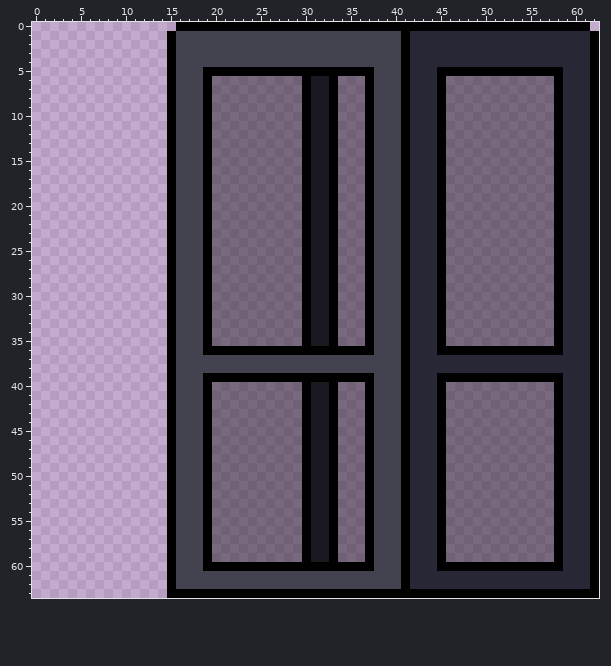
Pixel-art file -- Assets/Sprites/Level/_Phone_Booth.aseprite. The picture above is the old version.
63x64 pixels, 1 frame.
Once edited:
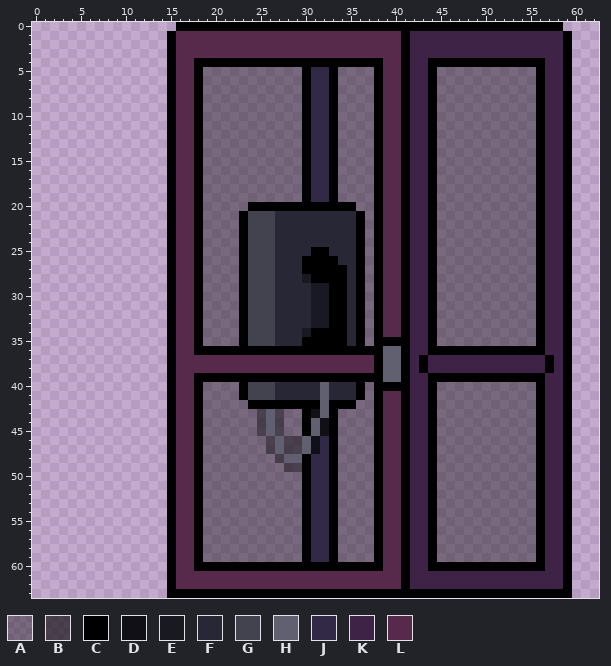
Palette (. is transparent): A #00000061  B #0000009d  C #000000  D #101016  E #191922  F #272736  G #43434f  H #606070  J #322947  K #3e2347  L #57294b
Changes in this commit:
Layer "Layer 1":
y 0: x 59..61 CCC -> ...
y 1..3: x 16..40 GGGGGGGGGGGGGGGGGGGGGGGGG -> LLLLLLLLLLLLLLLLLLLLLLLLL; x 42..62 FFFFFFFFFFFFFFFFFFFFC -> KKKKKKKKKKKKKKKKKC...
y 4: x 16..40 GGGGGGGGGGGGGGGGGGGGGGGGG -> LLCCCCCCCCCCCCCCCCCCCCCLL; x 42..62 FFFFFFFFFFFFFFFFFFFFC -> KKCCCCCCCCCCCCCKKC...
y 5: x 16..29 GGGCCCCCCCCCCC -> LLCAAAAAAAAAAA; x 31..32 CC -> JJ; x 34..40 CCCCGGG -> AAAACLL; x 42..55 FFFCCCCCCCCCCC -> KKCAAAAAAAAAAA; x 57..62 CCFFFC -> KKC...
y 6..19: x 16..19 GGGC -> LLCA; x 31..32 EE -> JJ; x 37..40 CGGG -> ACLL; x 42..45 FFFC -> KKCA; x 56..62 AACFFFC -> CKKC...
y 20: x 16..19 GGGC -> LLCA; x 24..29 AAAAAA -> CCCCCC; x 31..32 EE -> CC; x 34..35 AA -> CC; x 37..40 CGGG -> ACLL; x 42..45 FFFC -> KKCA; x 56..62 AACFFFC -> CKKC...
y 21..24: x 16..19 GGGC -> LLCA; x 23..40 AAAAAAACEECAAACGGG -> CGGGFFFFFFFFFCACLL; x 42..45 FFFC -> KKCA; x 56..62 AACFFFC -> CKKC...
y 25: x 16..19 GGGC -> LLCA; x 23..40 AAAAAAACEECAAACGGG -> CGGGFFFFCCFFFCACLL; x 42..45 FFFC -> KKCA; x 56..62 AACFFFC -> CKKC...
y 26: x 16..19 GGGC -> LLCA; x 23..29 AAAAAAA -> CGGGFFF; x 31..32 EE -> CC; x 34..40 AAACGGG -> FFCACLL; x 42..45 FFFC -> KKCA; x 56..62 AACFFFC -> CKKC...
y 27: x 16..19 GGGC -> LLCA; x 23..29 AAAAAAA -> CGGGFFF; x 31..32 EE -> CC; x 34..40 AAACGGG -> CFCACLL; x 42..45 FFFC -> KKCA; x 56..62 AACFFFC -> CKKC...
y 28: x 16..19 GGGC -> LLCA; x 23..32 AAAAAAACEE -> CGGGFFFECC; x 34..40 AAACGGG -> CFCACLL; x 42..45 FFFC -> KKCA; x 56..62 AACFFFC -> CKKC...
y 29..33: x 16..19 GGGC -> LLCA; x 23..30 AAAAAAAC -> CGGGFFFF; x 34..40 AAACGGG -> CFCACLL; x 42..45 FFFC -> KKCA; x 56..62 AACFFFC -> CKKC...
y 34: x 16..19 GGGC -> LLCA; x 23..32 AAAAAAACEE -> CGGGFFFECC; x 34..40 AAACGGG -> CFCACLL; x 42..45 FFFC -> KKCA; x 56..62 AACFFFC -> CKKC...
y 35: x 16..19 GGGC -> LLCA; x 23..29 AAAAAAA -> CGGGFFF; x 31..32 EE -> CC; x 34..40 AAACGGG -> CFCACCC; x 42..45 FFFC -> KKCA; x 56..62 AACFFFC -> CKKC...
y 36: x 16..18 GGG -> LLC; x 38..40 GGG -> CHH; x 42..44 FFF -> KKC; x 57..62 CCFFFC -> KKC...
y 37..38: x 16..40 GGGGGGGGGGGGGGGGGGGGGGGGG -> LLLLLLLLLLLLLLLLLLLLLLCHH; x 42..62 FFFFFFFFFFFFFFFFFFFFC -> KCKKKKKKKKKKKKKCKC...
y 39: x 16..18 GGG -> LLC; x 38..40 GGG -> CHH; x 42..44 FFF -> KKC; x 57..62 CCFFFC -> KKC...
y 40: x 16..19 GGGC -> LLCA; x 23..40 AAAAAAACEECAAACGGG -> CGGGFFFFFHFFFCACCC; x 42..45 FFFC -> KKCA; x 56..62 AACFFFC -> CKKC...
y 41: x 16..19 GGGC -> LLCA; x 23..40 AAAAAAACEECAAACGGG -> CGGGFFFFFHFFFCACLL; x 42..45 FFFC -> KKCA; x 56..62 AACFFFC -> CKKC...
y 42: x 16..19 GGGC -> LLCA; x 24..29 AAAAAA -> CCCCCC; x 31..32 EE -> CH; x 34..35 AA -> CC; x 37..40 CGGG -> ACLL; x 42..45 FFFC -> KKCA; x 56..62 AACFFFC -> CKKC...
y 43: x 16..19 GGGC -> LLCA; x 25..27 AAA -> BHB; x 31..32 EE -> DH; x 37..40 CGGG -> ACLL; x 42..45 FFFC -> KKCA; x 56..62 AACFFFC -> CKKC...
y 44..45: x 16..19 GGGC -> LLCA; x 25..27 AAA -> BHB; x 31..32 EE -> HD; x 37..40 CGGG -> ACLL; x 42..45 FFFC -> KKCA; x 56..62 AACFFFC -> CKKC...
y 46..47: x 16..19 GGGC -> LLCA; x 26..32 AAAACEE -> BHBBHDJ; x 37..40 CGGG -> ACLL; x 42..45 FFFC -> KKCA; x 56..62 AACFFFC -> CKKC...
y 48: x 16..19 GGGC -> LLCA; x 27..29 AAA -> BHH; x 31..32 EE -> JJ; x 37..40 CGGG -> ACLL; x 42..45 FFFC -> KKCA; x 56..62 AACFFFC -> CKKC...
y 49: x 16..19 GGGC -> LLCA; x 28..29 AA -> BB; x 31..32 EE -> JJ; x 37..40 CGGG -> ACLL; x 42..45 FFFC -> KKCA; x 56..62 AACFFFC -> CKKC...
y 50..59: x 16..19 GGGC -> LLCA; x 31..32 EE -> JJ; x 37..40 CGGG -> ACLL; x 42..45 FFFC -> KKCA; x 56..62 AACFFFC -> CKKC...
y 60: x 16..18 GGG -> LLC; x 38..40 GGG -> CLL; x 42..44 FFF -> KKC; x 57..62 CCFFFC -> KKC...
y 61..62: x 16..40 GGGGGGGGGGGGGGGGGGGGGGGGG -> LLLLLLLLLLLLLLLLLLLLLLLLL; x 42..62 FFFFFFFFFFFFFFFFFFFFC -> KKKKKKKKKKKKKKKKKC...
y 63: x 60..62 CCC -> ...
Changed places in both pictures, as pixel boxes (x1, y1, x2, y2):
changed: (176, 22, 599, 598)
